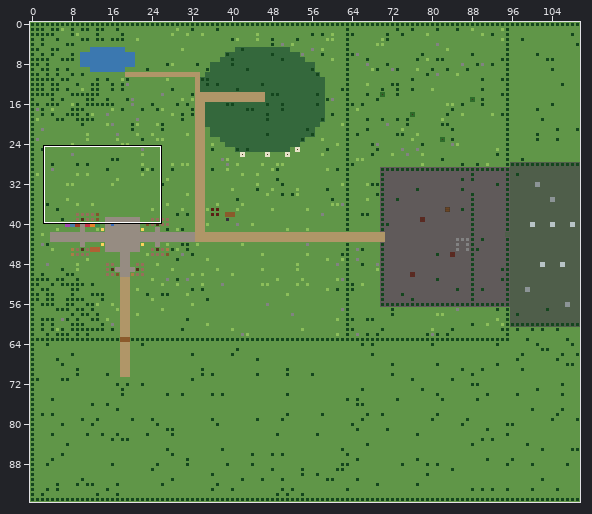
Tiled map (JSON) -- maps/region.tmj. Above: a wide view before the commit, with the close-up outlined.
Close-up. Before:
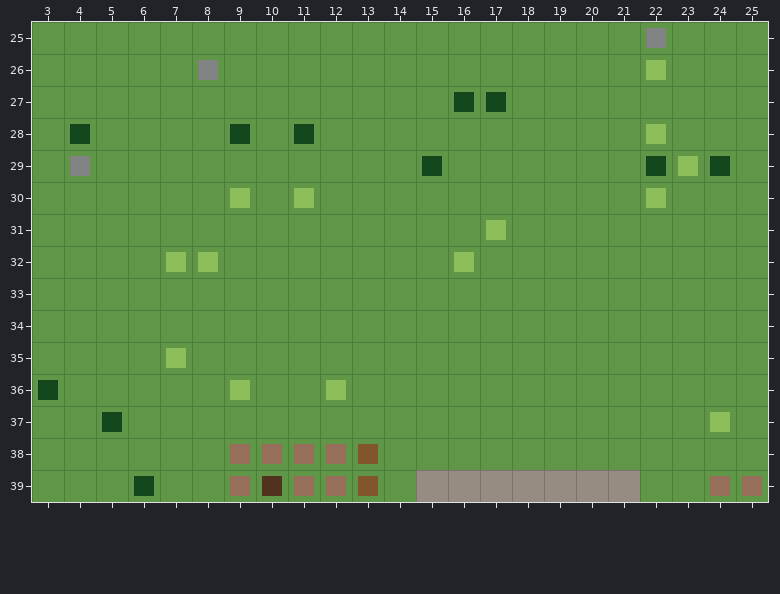
Cells are 16x16 px. Shown: x 3..25, y 25..39. The commit also changed other parts of the map, which this record leaves out.
New version:
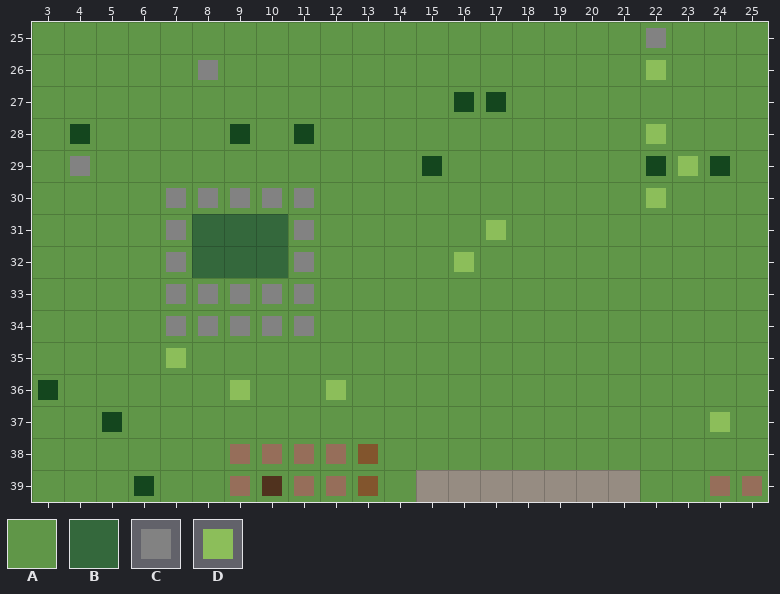
Key: from "region": A 0, B 1, C 5, D 6.
_ is an empty cell, . an unchanged one.
The edit:
--- layer "ground"
@@ x 8..10 @@
-31 AAA
-32 AAA
+31 BBB
+32 BBB
--- layer "features"
@@ x 7..11 @@
-30 __D_D
-31 _..._
-32 DD.._
-33 _____
-34 _____
+30 CCCCC
+31 C...C
+32 C_..C
+33 CCCCC
+34 CCCCC
Pixel boxes of the changes (left, top, right, bottom) in both close-ups:
changed: (166, 188, 314, 336)
